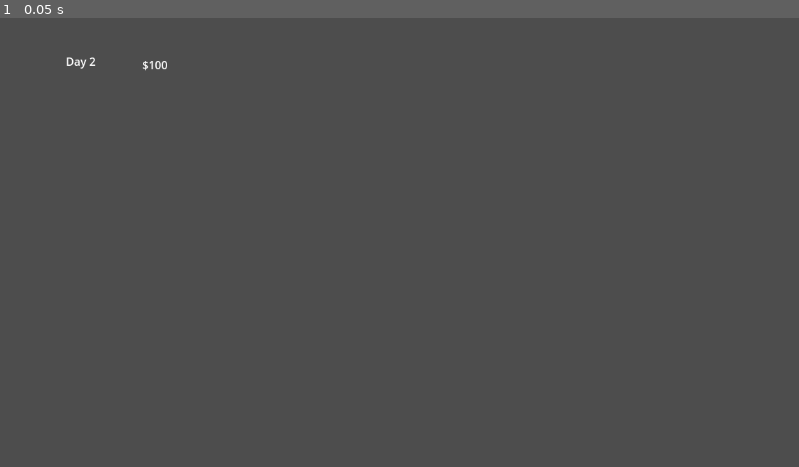
Above: before the commit, frame 1.
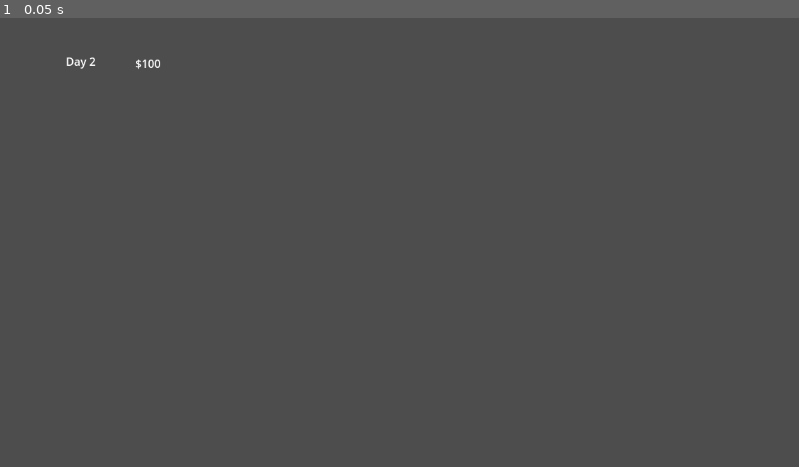
Above: after the commit, the same moment.

Repository: naddicott-dtech/template-for-templates
Game: Godot game, scene res://scenes/Main.tscn
Two runs of this game, one before a commit and one after it. Both use one fixed random seed, a clock stepped at 60 frames per second and the inputs below.
Inputs:
- Up to frame 1 (0.05 s): no input

The runs differ from the first frame. In frame 1, less than 0.1% of the frame differs, in the area x 17-21%, y 9-12%.

Commit message:
Initial Skeleton

Diff:
--- a/scenes/ui/HUD.tscn
+++ b/scenes/ui/HUD.tscn
@@ -12,10 +12,10 @@
 [node name="MoneyLabel" type="Label" parent="."]
 unique_name_in_owner = true
 layout_mode = 0
-offset_left = 151.0
-offset_top = 22.0
-offset_right = 191.0
-offset_bottom = 45.0
+offset_left = 141.0
+offset_top = 20.0
+offset_right = 181.0
+offset_bottom = 43.0
 
 [node name="DayLabel" type="Label" parent="."]
 unique_name_in_owner = true
